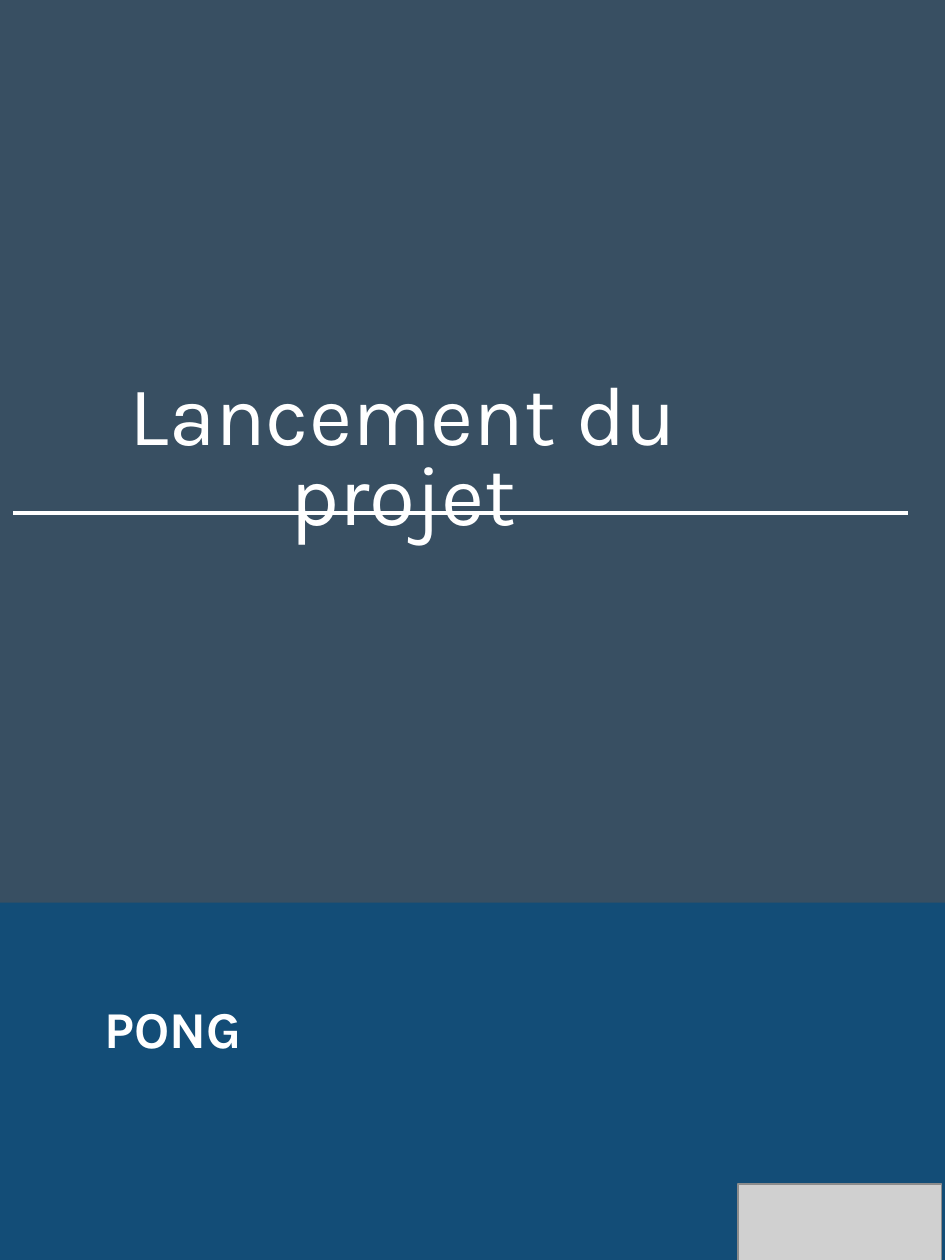
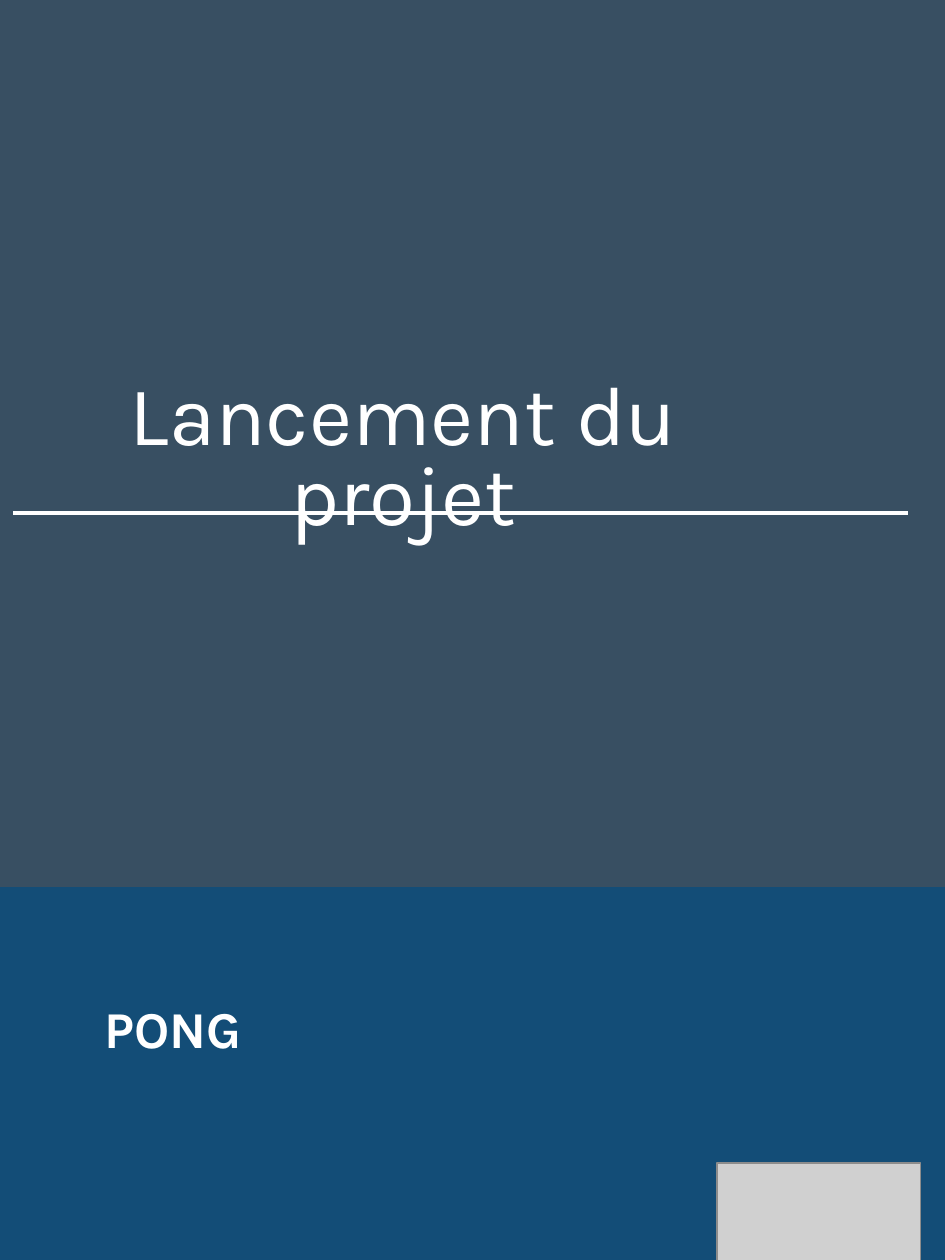
Before and after one commit to Loicpln/Projet_Algo_N2, a slide deck: slide 9 of Elements de presentation/Soutenance finale.pptx. Drawn at 945x1260 pixels with LibreOffice and Linux fonts; fonts in the diff are those of the drawing; grey boxes stand for pictures. Boxes give left, top, right and bottom in pixels: in the first picture for what was removed or moved away, otherwise in the second. Text is boxed around its words. In the diff, an @@ line names an element or a change of style, - is before the commit and + after.

```diff
--- a/Elements de presentation/Soutenance finale.pptx
+++ b/Elements de presentation/Soutenance finale.pptx
@@ rectangle: place and size @@
-rectangle at <box>0,902,945,1260</box>
+rectangle at <box>0,887,945,1260</box>
@@ picture: place and size @@
-picture at <box>738,1184,942,1260</box>
+picture at <box>717,1163,921,1260</box>
```
Also in this commit, not shown: 3 other slides changed, 5 slides added, 1 slide removed, 1 other file.
